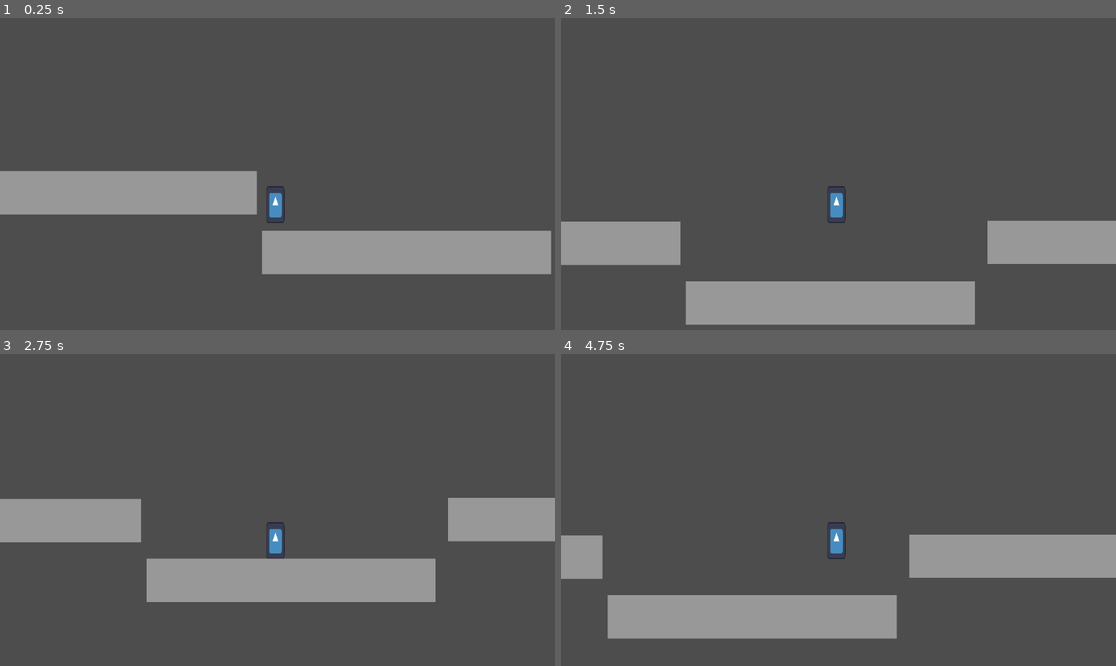
Above: before the commit, frames 1-4 (two rows, left to right).
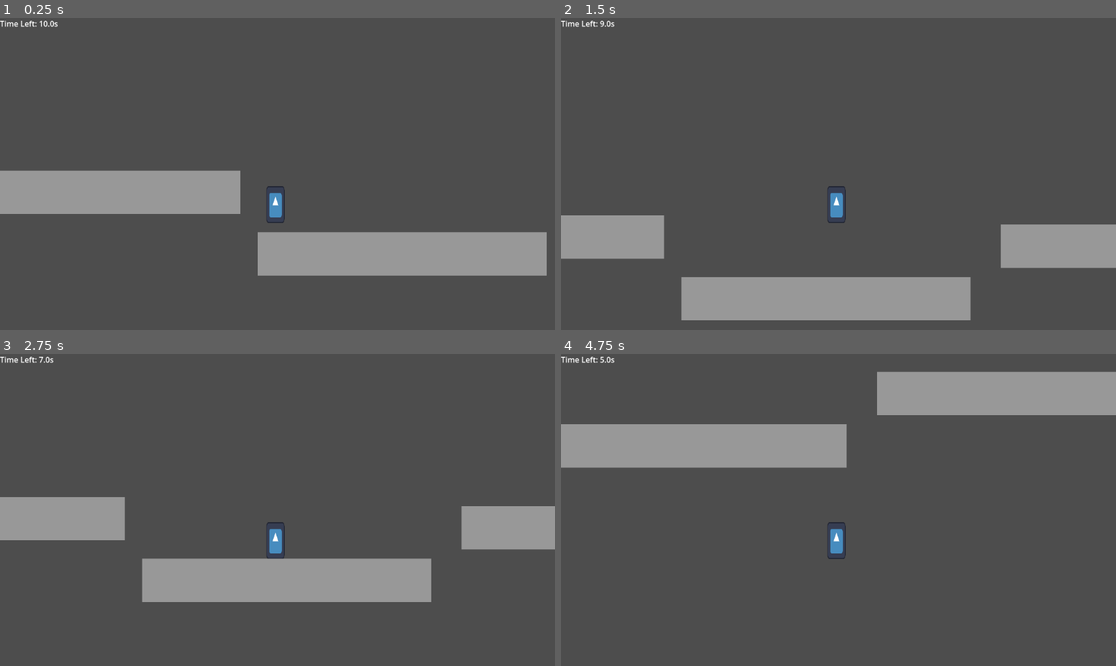
Above: after the commit, the same moments.

Repository: UmbraSky/Scopophobia-Game-Jam
Game: Godot game, scene res://scenes/main.tscn
The game is run twice, just before and just after one commit, with the same random seed, the same clock (stepped at 60 frames per second) and the same inputs. The engine's default icon, where the game draws it, is replaced by a stand-in: a white triangle on a blue panel in a dark square.
Inputs:
- Up to frame 1 (0.25 s): no input
- Up to frame 2 (1.5 s): tap Enter (ui_accept) at 0.5, 0.77 s; hold Right (ui_right) from 0.53 s (still down)
- Up to frame 3 (2.75 s): tap Enter (ui_accept) at 1.52 s; release Right (ui_right) at 2.03 s; hold Left (ui_left) from 2.03 s (still down)
- Up to frame 4 (4.75 s): release Left (ui_left) at 2.78 s; hold Right (ui_right) 2.78-4.28 s; tap Enter (ui_accept) at 3.02, 3.77, 4.52 s; hold Left (ui_left) from 4.28 s (still down)

The runs differ from the first frame. In frame 1, 1.4% of the frame differs, in the area x 0-100%, y 0-83%; in frame 2, 3.8%; in frame 3, 2.3%; in frame 4, 27%, in the area x 0-100%, y 0-92%.

Commit message:
Basic Scene Switching Completed
Currently, when a player stands on a platform when the timer hits 0, it will send them to a specific scene (as set in the inspector)

Diff:
--- a/scopophobia/project.godot
+++ b/scopophobia/project.godot
@@ -14,3 +14,16 @@
 run/main_scene="uid://bagiqmqgtjn7b"
 config/features=PackedStringArray("4.4", "Forward Plus")
 config/icon="res://icon.svg"
+
+[autoload]
+
+SceneManager="*res://scripts/SceneManager.gd"
+HUD="*res://scenes/HUD.tscn"
+
+[global_group]
+
+player=""
+
+[physics]
+
+2d/default_gravity=1259.27
--- /dev/null
+++ b/scopophobia/scenes/HUD.tscn
@@ -0,0 +1,10 @@
+[gd_scene load_steps=2 format=3 uid="uid://bcjbp0sgyp2te"]
+
+[ext_resource type="Script" uid="uid://ciccme8x3cvpd" path="res://scripts/hud.gd" id="1_qpvh6"]
+
+[node name="HUD" type="CanvasLayer"]
+script = ExtResource("1_qpvh6")
+
+[node name="CountdownLabel" type="Label" parent="."]
+offset_right = 40.0
+offset_bottom = 23.0
--- a/scopophobia/scenes/main.tscn
+++ b/scopophobia/scenes/main.tscn
@@ -1,51 +1,47 @@
-[gd_scene load_steps=4 format=3 uid="uid://bagiqmqgtjn7b"]
+[gd_scene load_steps=7 format=3 uid="uid://bagiqmqgtjn7b"]
 
 [ext_resource type="PackedScene" uid="uid://foetv4uekqc" path="res://scenes/player.tscn" id="1_o5qli"]
-
-[sub_resource type="QuadMesh" id="QuadMesh_o5qli"]
-size = Vector2(1000, 150)
-
-[sub_resource type="RectangleShape2D" id="RectangleShape2D_0wfyh"]
-size = Vector2(996, 154)
+[ext_resource type="PackedScene" uid="uid://bslet7l63no4c" path="res://scenes/platform.tscn" id="2_0wfyh"]
+[ext_resource type="PackedScene" uid="uid://0xafgnht3tqh" path="res://scenes/test2.tscn" id="3_tbgi4"]
+[ext_resource type="PackedScene" uid="uid://dtc6oc68k6up4" path="res://scenes/test3.tscn" id="4_tefeu"]
+[ext_resource type="PackedScene" uid="uid://ddwerr7kmnxb7" path="res://scenes/test1.tscn" id="5_o6xl0"]
+[ext_resource type="Script" uid="uid://b6iclrg5dddpo" path="res://scripts/SceneManager.gd" id="6_tefeu"]
 
 [node name="Main" type="Node2D"]
 
 [node name="Player" parent="." instance=ExtResource("1_o5qli")]
 position = Vector2(118, 369)
+collision_mask = 3
 SPEED = 500.0
-JUMP_VELOCITY = -680.0
+JUMP_VELOCITY = -800.0
 
-[node name="Platform" type="StaticBody2D" parent="."]
+[node name="Platform1" parent="." instance=ExtResource("2_0wfyh")]
+position = Vector2(-503, 298)
+collision_mask = 3
+platform_id = 1
+scene_to_load = ExtResource("5_o6xl0")
 
-[node name="MeshInstance2D" type="MeshInstance2D" parent="Platform"]
-modulate = Color(0.595828, 0.595828, 0.595828, 1)
-position = Vector2(573, 498)
-mesh = SubResource("QuadMesh_o5qli")
+[node name="Platform2" parent="." instance=ExtResource("2_0wfyh")]
+position = Vector2(558, 511)
+collision_mask = 3
+platform_id = 2
+scene_to_load = ExtResource("3_tbgi4")
 
-[node name="CollisionShape2D" type="CollisionShape2D" parent="Platform"]
-position = Vector2(574, 499)
-shape = SubResource("RectangleShape2D_0wfyh")
+[node name="Platform3" parent="." instance=ExtResource("2_0wfyh")]
+position = Vector2(1663, 329)
+collision_mask = 3
+platform_id = 3
+scene_to_load = ExtResource("4_tefeu")
 
-[node name="Platform2" type="StaticBody2D" parent="."]
-position = Vector2(1043, -210)
+[node name="Timer" type="Timer" parent="."]
+unique_name_in_owner = true
+wait_time = 15.0
 
-[node name="MeshInstance2D" type="MeshInstance2D" parent="Platform2"]
-modulate = Color(0.595828, 0.595828, 0.595828, 1)
-position = Vector2(573, 498)
-mesh = SubResource("QuadMesh_o5qli")
+[node name="CountdownLabel" type="Label" parent="."]
+offset_right = 40.0
+offset_bottom = 23.0
 
-[node name="CollisionShape2D" type="CollisionShape2D" parent="Platform2"]
-position = Vector2(574, 499)
-shape = SubResource("RectangleShape2D_0wfyh")
+[node name="SceneManager" type="Node" parent="."]
+script = ExtResource("6_tefeu")
 
-[node name="Platform3" type="StaticBody2D" parent="."]
-position = Vector2(-1019, -207)
-
-[node name="MeshInstance2D" type="MeshInstance2D" parent="Platform3"]
-modulate = Color(0.595828, 0.595828, 0.595828, 1)
-position = Vector2(573, 498)
-mesh = SubResource("QuadMesh_o5qli")
-
-[node name="CollisionShape2D" type="CollisionShape2D" parent="Platform3"]
-position = Vector2(574, 499)
-shape = SubResource("RectangleShape2D_0wfyh")
+[connection signal="timeout" from="Timer" to="Platform2" method="_on_timer_timeout"]
--- /dev/null
+++ b/scopophobia/scenes/platform.tscn
@@ -0,0 +1,36 @@
+[gd_scene load_steps=5 format=3 uid="uid://bslet7l63no4c"]
+
+[ext_resource type="Script" uid="uid://cbk2l1kn07vev" path="res://scripts/platform.gd" id="1_ba0x2"]
+
+[sub_resource type="QuadMesh" id="QuadMesh_v4t87"]
+size = Vector2(1000, 150)
+
+[sub_resource type="RectangleShape2D" id="RectangleShape2D_ba0x2"]
+size = Vector2(844.246, 630.41)
+
+[sub_resource type="RectangleShape2D" id="RectangleShape2D_nlgqw"]
+size = Vector2(212.464, 1427.69)
+
+[node name="Platform" type="Area2D"]
+collision_layer = 2
+script = ExtResource("1_ba0x2")
+
+[node name="MeshInstance2D" type="MeshInstance2D" parent="."]
+modulate = Color(0.595828, 0.595828, 0.595828, 1)
+mesh = SubResource("QuadMesh_v4t87")
+
+[node name="CollisionShape2D" type="CollisionShape2D" parent="."]
+position = Vector2(-4.49999, -293)
+scale = Vector2(1.17383, -1.1952)
+shape = SubResource("RectangleShape2D_ba0x2")
+
+[node name="StaticBody2D" type="StaticBody2D" parent="."]
+scale = Vector2(-4.04978, -0.0902496)
+
+[node name="CollisionShape2D" type="CollisionShape2D" parent="StaticBody2D"]
+position = Vector2(0.740774, -22.1608)
+scale = Vector2(1.17383, -1.1952)
+shape = SubResource("RectangleShape2D_nlgqw")
+
+[connection signal="area_entered" from="." to="." method="_on_area_entered"]
+[connection signal="area_exited" from="." to="." method="_on_area_exited"]
--- a/scopophobia/scenes/player.tscn
+++ b/scopophobia/scenes/player.tscn
@@ -6,7 +6,10 @@
 [sub_resource type="RectangleShape2D" id="RectangleShape2D_g2els"]
 size = Vector2(60, 126)
 
-[node name="Player" type="CharacterBody2D"]
+[sub_resource type="RectangleShape2D" id="RectangleShape2D_qhqgy"]
+size = Vector2(74, 137)
+
+[node name="player" type="CharacterBody2D" groups=["player"]]
 script = ExtResource("1_g2els")
 
 [node name="Sprite2D" type="Sprite2D" parent="."]
@@ -21,3 +24,11 @@
 [node name="Camera2D" type="Camera2D" parent="."]
 position = Vector2(8, -171)
 zoom = Vector2(0.6, 0.6)
+
+[node name="Timer" type="Timer" parent="."]
+
+[node name="Area2D" type="Area2D" parent="." groups=["player"]]
+
+[node name="CollisionShape2D" type="CollisionShape2D" parent="Area2D"]
+position = Vector2(0, -64.5)
+shape = SubResource("RectangleShape2D_qhqgy")
--- /dev/null
+++ b/scopophobia/scenes/test1.tscn
@@ -0,0 +1,26 @@
+[gd_scene load_steps=3 format=3 uid="uid://ddwerr7kmnxb7"]
+
+[ext_resource type="PackedScene" uid="uid://foetv4uekqc" path="res://scenes/player.tscn" id="2_h46hq"]
+
+[sub_resource type="RectangleShape2D" id="RectangleShape2D_oydga"]
+
+[node name="Node2D" type="Node2D"]
+
+[node name="TextEdit" type="TextEdit" parent="."]
+offset_left = -569.0
+offset_top = 1485.0
+offset_right = -297.0
+offset_bottom = 1576.0
+text = "1"
+metadata/_edit_use_anchors_ = true
+
+[node name="Player" parent="." instance=ExtResource("2_h46hq")]
+position = Vector2(-197, 59)
+
+[node name="StaticBody2D" type="StaticBody2D" parent="."]
+position = Vector2(570, 154)
+scale = Vector2(42.408, 5.53845)
+
+[node name="CollisionShape2D" type="CollisionShape2D" parent="StaticBody2D"]
+position = Vector2(-26.363, 298)
+shape = SubResource("RectangleShape2D_oydga")
--- /dev/null
+++ b/scopophobia/scenes/test2.tscn
@@ -0,0 +1,25 @@
+[gd_scene load_steps=3 format=3 uid="uid://0xafgnht3tqh"]
+
+[ext_resource type="PackedScene" uid="uid://foetv4uekqc" path="res://scenes/player.tscn" id="2_cy281"]
+
+[sub_resource type="RectangleShape2D" id="RectangleShape2D_u577f"]
+
+[node name="Node2D" type="Node2D"]
+
+[node name="TextEdit" type="TextEdit" parent="."]
+offset_left = 399.0
+offset_top = 259.0
+offset_right = 671.0
+offset_bottom = 350.0
+text = "2"
+metadata/_edit_use_anchors_ = true
+
+[node name="Player" parent="." instance=ExtResource("2_cy281")]
+position = Vector2(850, 48)
+
+[node name="StaticBody2D" type="StaticBody2D" parent="."]
+position = Vector2(558, 511)
+scale = Vector2(42.408, 5.53845)
+
+[node name="CollisionShape2D" type="CollisionShape2D" parent="StaticBody2D"]
+shape = SubResource("RectangleShape2D_u577f")
--- /dev/null
+++ b/scopophobia/scenes/test3.tscn
@@ -0,0 +1,26 @@
+[gd_scene load_steps=3 format=3 uid="uid://dtc6oc68k6up4"]
+
+[ext_resource type="PackedScene" uid="uid://foetv4uekqc" path="res://scenes/player.tscn" id="2_nytjx"]
+
+[sub_resource type="RectangleShape2D" id="RectangleShape2D_ilhlq"]
+
+[node name="Node2D" type="Node2D"]
+
+[node name="TextEdit" type="TextEdit" parent="."]
+offset_left = 367.0
+offset_top = 1670.0
+offset_right = 639.0
+offset_bottom = 1761.0
+text = "3"
+metadata/_edit_use_anchors_ = true
+
+[node name="Player" parent="." instance=ExtResource("2_nytjx")]
+position = Vector2(545, -180)
+
+[node name="StaticBody2D" type="StaticBody2D" parent="."]
+position = Vector2(1633, 329)
+scale = Vector2(42.408, 5.53845)
+
+[node name="CollisionShape2D" type="CollisionShape2D" parent="StaticBody2D"]
+position = Vector2(-26.363, 298)
+shape = SubResource("RectangleShape2D_ilhlq")
--- /dev/null
+++ b/scopophobia/scripts/SceneManager.gd
@@ -0,0 +1,28 @@
+extends Node
+
+var player_position: Vector2 = Vector2.ZERO
+var player_scene_path: String = ""
+
+# Optional: store data between scenes (e.g., inventory, health, etc.)
+var player_state: Dictionary = {}
+
+func switch_to_scene(scene_path: String):
+	if not ResourceLoader.exists(scene_path):
+		push_error("Scene path does not exist: " + scene_path)
+		return
+
+	var new_scene = load(scene_path).instantiate()
+
+	# Reposition the player if one exists in the new scene
+	var player = new_scene.get_node_or_null("Player")
+	if player:
+		player.global_position = player_position
+
+	get_tree().root.add_child(new_scene)
+
+	# Clean up old scene
+	var old_scene = get_tree().current_scene
+	if old_scene:
+		old_scene.queue_free()
+
+	get_tree().current_scene = new_scene
--- /dev/null
+++ b/scopophobia/scripts/hud.gd
@@ -0,0 +1,7 @@
+extends CanvasLayer
+
+@onready var countdown_label: Label = $CountdownLabel
+
+func set_countdown_text(text: String):
+	if countdown_label:
+		countdown_label.text = text
--- /dev/null
+++ b/scopophobia/scripts/platform.gd
@@ -0,0 +1,23 @@
+extends Area2D
+
+@export var platform_id: int
+@export var scene_to_load: PackedScene
+
+func _ready():
+	pass
+
+
+func _on_area_entered(area: Area2D):
+	# Go up the node tree to see if this Area2D belongs to the Player
+	var player = area.get_parent()
+	if player and player.is_in_group("player"):
+		print("Player entered platform ", platform_id)
+		player.current_platform_id = platform_id
+		player.register_platform(platform_id, scene_to_load)
+
+func _on_area_exited(area: Area2D):
+	var player = area.get_parent()
+	if player and player.is_in_group("player"):
+		if player.current_platform_id == platform_id:
+			print("Player exited platform ", platform_id)
+			player.current_platform_id = -1
--- a/scopophobia/scripts/player.gd
+++ b/scopophobia/scripts/player.gd
@@ -2,10 +2,30 @@
 
 @export var SPEED = 300.0
 @export var JUMP_VELOCITY = -400.0
+@export var countdown_duration := 10.0  # seconds
 
+@onready var timer: Timer = $Timer
+
+var current_platform_id: int
+var platform_scenes := {}  # platform_id -> PackedScene
+
+func _ready():
+	timer.wait_time = countdown_duration
+	timer.timeout.connect(_on_timer_timeout)
+	timer.start()
+	set_process(true)
+
+func register_platform(platform_id: int, scene: PackedScene):
+	platform_scenes[platform_id] = scene  # Register the scene for this platform
+
+func _process(_delta):
+	if timer.time_left > 0:
+		HUD.set_countdown_text("Time Left: " + str(round(timer.time_left)) + "s")
+	else:
+		HUD.set_countdown_text("")  # Clear when done
 
 func _physics_process(delta: float) -> void:
-	# Add the gravity.
+	# Add gravity.
 	if not is_on_floor():
 		velocity += get_gravity() * delta
 
@@ -13,8 +33,7 @@
 	if Input.is_action_just_pressed("ui_accept") and is_on_floor():
 		velocity.y = JUMP_VELOCITY
 
-	# Get the input direction and handle the movement/deceleration.
-	# As good practice, you should replace UI actions with custom gameplay actions.
+	# Handle horizontal movement.
 	var direction := Input.get_axis("ui_left", "ui_right")
 	if direction:
 		velocity.x = direction * SPEED
@@ -22,3 +41,13 @@
 		velocity.x = move_toward(velocity.x, 0, SPEED)
 
 	move_and_slide()
+
+func _on_timer_timeout():
+	print("Timer finished. Current platform ID: ", current_platform_id)
+
+	if platform_scenes.has(current_platform_id):
+		var scene = platform_scenes[current_platform_id]
+		SceneManager.player_position = self.global_position
+		SceneManager.switch_to_scene(scene.resource_path)
+	else:
+		print("No matching platform or scene to load.")
Not shown: 1 places in scopophobia/scenes/player.tscn that only renumber resources
Not shown, added: scopophobia/scripts/SceneManager.gd.uid
Not shown, added: scopophobia/scripts/hud.gd.uid
Not shown, added: scopophobia/scripts/platform.gd.uid
